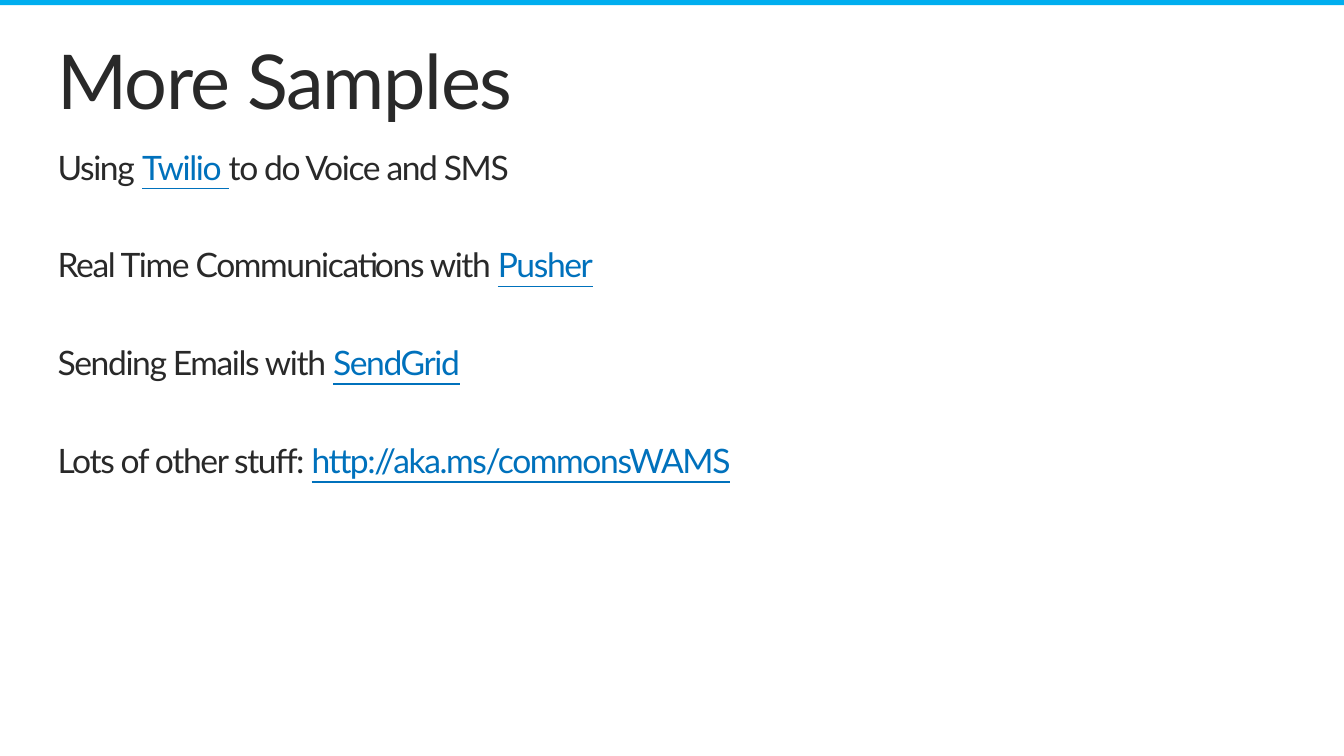
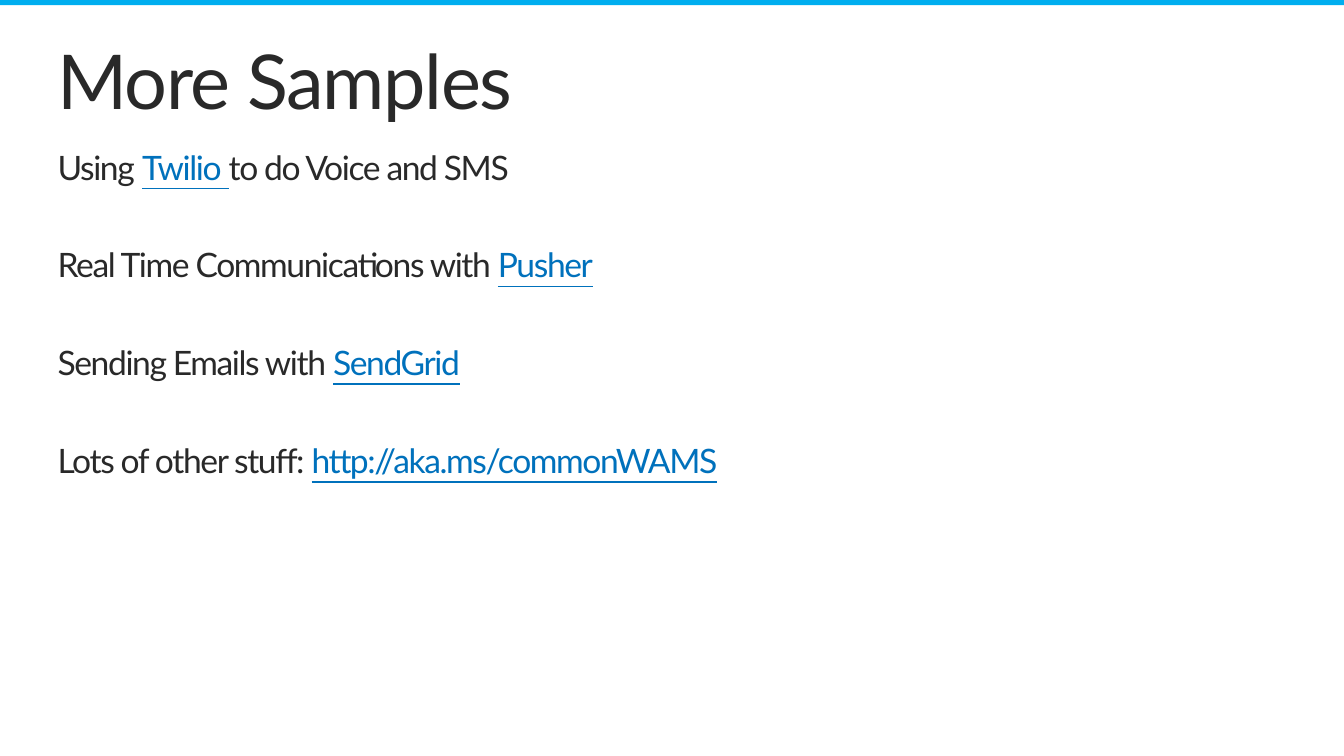
Before and after one commit to ChrisRisner/MDevCon-Hands-on-Lab, a slide deck: slide 43 of MDevCon2014.pptx. Drawn at 1344x756 pixels with LibreOffice and Linux fonts; fonts in the diff are those of the drawing; background and template pictures are left out. Boxes give left, top, right and bottom in pixels: in the first picture for what was removed or moved away, otherwise in the second. Text is boxed around its words. In the diff, an @@ line names an element or a change of style, - is before the commit and + after.

Commit message:
Fixed spelling issue with common WAMS link

```diff
--- a/MDevCon2014.pptx
+++ b/MDevCon2014.pptx
@@ text at (58, 448, 718, 479): text changed @@
-Lots of other stuff: http://aka.ms/commonsWAMS
+Lots of other stuff: http://aka.ms/commonWAMS
```
